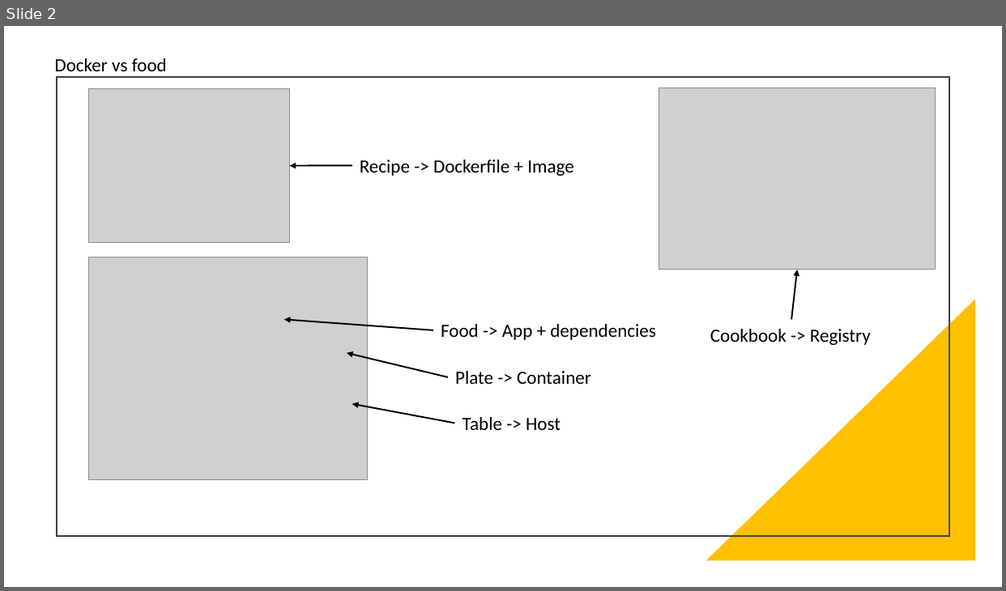
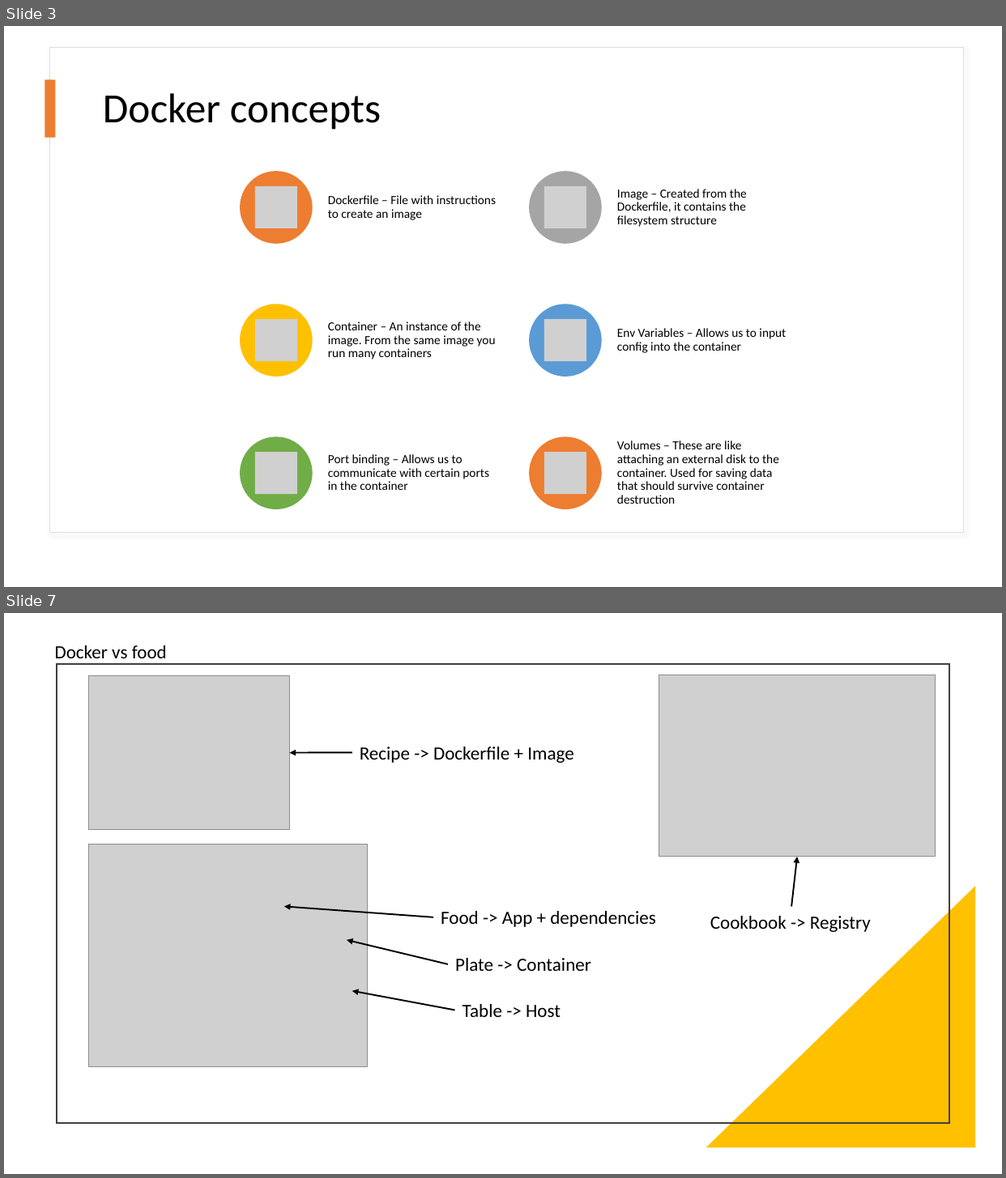
Before and after one commit to santanaguy/hexis-presentations, a slide deck: Docker Delight.pptx. Shown one above the other, each under a label of ours: slide 2 before the commit, slides 3 and 7 after it; the slides between them are not shown. The pictures are 1006x591 and 1006x1178 pixels, drawn with LibreOffice and Linux fonts; fonts in the diff are those of the drawing; grey boxes stand for pictures. Boxes give left, top, right and bottom in pixels: in the first picture for what was removed or moved away, otherwise in the second. Text is boxed around its words. In the diff, an @@ line names an element or a change of style, - is before the commit and + after.

```diff
--- a/Docker Delight.pptx
+++ b/Docker Delight.pptx
@@ slide 3 added at box(4, 26, 1002, 587), background #FFFFFF @@
@@ rectangle added at box(49, 47, 964, 533), fill #FFFFFF, outline #DEDEDE 1 pt @@
@@ rectangle added at box(45, 80, 56, 138), fill #ED7D31 @@
@@ text added at box(103, 93, 381, 130), 40 pt, text #000000 @@
+Docker concepts
@@ group added at box(240, 171, 786, 510): 6 ellipses, 6 pictures, 6 texts @@
+Dockerfile – File with instructions to create an image
+Image – Created from the Dockerfile, it contains the filesystem structure
+Container – An instance of the image. From the same image you run many containers
+Env Variables – Allows us to input config into the container
+Port binding – Allows us to communicate with certain ports in the container
+Volumes – These are like attaching an external disk to the container. Used for saving data that should survive container destruction
@@ what was slide 2 is now slide 7 @@
```
Also in this commit, not shown: 3 slides changed, 25 other slides added, 5 slides removed, 2 other files.
